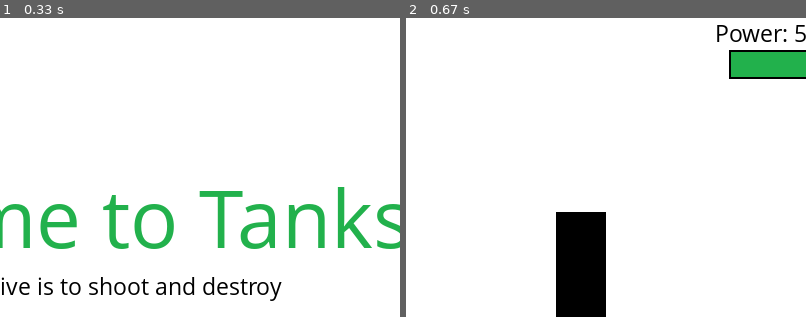
Above: before the commit, frames 1-2 (left to right).
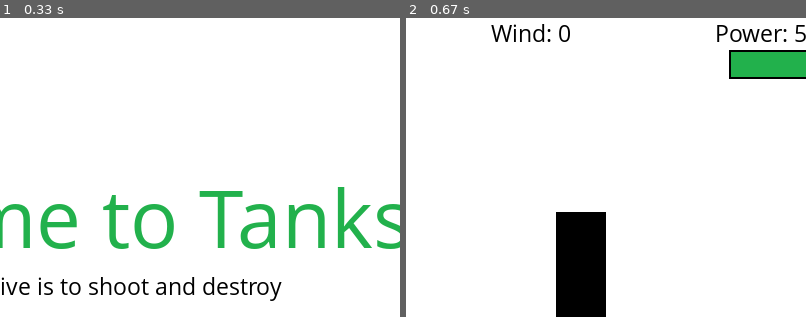
Above: after the commit, the same moments.

Repository: vidim888/Tanks
Game: pygame game, started from PyGame second2.py
Two runs of this game, one before a commit and one after it. Both use one fixed random seed, a clock stepped at 60 frames per second and the inputs below.
Inputs:
- Up to frame 1 (0.33 s): no input
- Up to frame 2 (0.67 s): click "Play" at 0.38 s
The pictures show only the part of the screen within x 39-89%, y 0-50%; the shares and areas given below are measured in that part.

Frame 1 is identical in both runs. In frame 2, 0.4% of the frame differs, in the area x 21-41%, y 2-9%.

Commit message:
Wind
Added wind and also made a draw function.

Diff:
--- a/PyGame second2.py
+++ b/PyGame second2.py
@@ -204,7 +204,7 @@
             pygame.display.update()
             clock.tick(100)
         return(player_health, enemy_health)
-def fireShell(x, angle, fire_power, xlocation, randomHeight, draw, mainTankX, enemyTankX, player_health, enemy_health, enemy_power=0, turretAngle=0, enemyAngle=0):
+def fireShell(x, angle, fire_power, xlocation, randomHeight, draw, mainTankX, enemyTankX, player_health, enemy_health, wind, enemy_power=0, turretAngle=0, enemyAngle=0):
     fire = True
     turPosY = tankHeight*math.cos(angle)
     turPosX = tankHeight*math.sin(angle)
@@ -220,6 +220,7 @@
             if event.type == pygame.QUIT:
                 pygame.quit()
                 quit()
+        power_x += wind/50
         shellPos[0] += power_x*dt
         dy = power_y*t - a*(t**2)/2
         shellPos[1] = tankY - turPosY - dy
@@ -238,10 +239,14 @@
             fire = False
         if draw:
             if mainTankX - tankWidth/2 <= shellPos[0] <= mainTankX + tankWidth/2 and tankY <= shellPos[1] <= display_height - ground_height \
-                    or mainTankX - tankHeight/2 <= shellPos[0] <= mainTankX + tankHeight/2 and tankY - tankHeight/2 <= shellPos[1] <= tankY \
-                    or enemyTankX - tankWidth/2 <= shellPos[0] <= enemyTankX + tankWidth/2 and tankY <= shellPos[1] <= display_height - ground_height \
+                    or mainTankX - tankHeight/2 <= shellPos[0] <= mainTankX + tankHeight/2 and tankY - tankHeight/2 <= shellPos[1] <= tankY:
+                player_health, enemy_health = explosion(shellPos[0], shellPos[1], mainTankX, enemyTankX, player_health, enemy_health)
+                player_health -= 5
+                return player_health, enemy_health
+            elif enemyTankX - tankWidth/2 <= shellPos[0] <= enemyTankX + tankWidth/2 and tankY <= shellPos[1] <= display_height - ground_height \
                     or enemyTankX - tankHeight/2 <= shellPos[0] <= enemyTankX + tankHeight/2 and tankY - tankHeight/2 <= shellPos[1] <= tankY:
                 player_health, enemy_health = explosion(shellPos[0], shellPos[1], mainTankX, enemyTankX, player_health, enemy_health)
+                enemy_health -= 5
                 return player_health, enemy_health
         if shellPos[1] > display_height - ground_height:
             # hit_x = xo + power_x*((power_y+(power_y**2 + 2*a*(turPosY + display_height - ground_height - yo))**0.5)/a)
@@ -254,14 +259,7 @@
                 return player_health, enemy_health
             fire = False
         if draw:
-            gameDisplay.fill(white)
-            power(fire_power, 'player')
-            power(enemy_power, 'enemy')
-            health_bars(player_health, enemy_health)
-            tank(mainTankX, turretAngle)
-            tank(enemyTankX, enemyAngle)
-            barrier(xlocation, randomHeight, barrier_width)
-            gameDisplay.fill(green, rect = [0, display_height - ground_height, display_width, ground_height])
+            draw_everything(fire_power, enemy_power, wind, player_health, enemy_health, mainTankX, turretAngle, enemyTankX, enemyAngle, xlocation, randomHeight)
             pygame.draw.circle(gameDisplay, red, (int(shellPos[0]), int(shellPos[1])), 5)
             pygame.display.update()
             clock.tick(FPS/dt)
@@ -271,6 +269,9 @@
         gameDisplay.blit(text, [display_width*0.78, 1])
     elif whos == 'enemy':
         gameDisplay.blit(text, [display_width*0.08, 1])
+def windlvl(lvl):
+    text = smallfont.render("Wind: " + str(lvl), True, black)
+    gameDisplay.blit(text, [display_width*0.5, 1])
 def tank(x, angle):
     x = int(x)
     y = int(tankY)
@@ -283,7 +284,17 @@
     for i in range(7):
         pygame.draw.circle(gameDisplay, black, (x-startX+wheelWidth, y+tankHeight), wheelWidth)
         startX -= wheelWidth
-def enemy_move(enemyTankX, tankSpeed, enemyAngle, fire_power, enemy_power, player_health, enemy_health, mainTankX, turretAngle, xlocation, randomHeight, d_power):
+def draw_everything(fire_power, enemy_power, wind, player_health, enemy_health, mainTankX, turretAngle, enemyTankX, enemyAngle, xlocation, randomHeight):
+    gameDisplay.fill(white)
+    power(fire_power, 'player')
+    power(int(enemy_power), 'enemy')
+    windlvl(wind)
+    health_bars(player_health, enemy_health)
+    tank(mainTankX, turretAngle)
+    tank(enemyTankX, enemyAngle)
+    barrier(xlocation, randomHeight, barrier_width)
+    gameDisplay.fill(green, rect = [0, display_height - ground_height, display_width, ground_height])
+def enemy_move(enemyTankX, tankSpeed, enemyAngle, fire_power, enemy_power, player_health, enemy_health, mainTankX, turretAngle, xlocation, randomHeight, d_power, wind):
     r_t = random.randint(5, 20)
     direction = random.randint(-2, 1)
     if enemyTankX + tankWidth/2 > xlocation - tankSpeed*1.1:
@@ -309,7 +320,7 @@
     ideal_power = 0
     while not found:
         for turn in range(30, max_power+1):
-            hit_dot = fireShell(enemyTankX+move_change, trying_angle, turn, xlocation, randomHeight, False, mainTankX, enemyTankX, player_health, enemy_health)
+            hit_dot = fireShell(enemyTankX+move_change, trying_angle, turn, xlocation, randomHeight, False, mainTankX, enemyTankX, player_health, enemy_health, wind)
             ideal_power = turn
             if mainTankX < hit_dot < mainTankX + 20:
                 newEnemyAngle = trying_angle
@@ -326,14 +337,7 @@
         enemy_power += (ideal_power-this_power)/r_t
         if enemyTankX + tankWidth/2 > xlocation or enemyTankX - tankWidth/2 < 0:
             enemyAngle -= (newEnemyAngle-this_angle)/r_t
-        gameDisplay.fill(white)
-        power(fire_power, 'player')
-        power(int(enemy_power), 'enemy')
-        health_bars(player_health, enemy_health)
-        tank(mainTankX, turretAngle)
-        tank(enemyTankX, enemyAngle)
-        barrier(xlocation, randomHeight, barrier_width)
-        gameDisplay.fill(green, rect=[0, display_height - ground_height, display_width, ground_height])
+        draw_everything(fire_power, enemy_power, wind, player_health, enemy_health, mainTankX, turretAngle, enemyTankX, enemyAngle, xlocation, randomHeight)
         pygame.display.update()
         clock.tick(FPS)
     # ideal_power = ((2*(((enemyTankX+tankHeight*math.sin(enemyAngle)-mainTankX-2*math.sin(enemyAngle)*a*(2*tankHeight* …(386 unchanged characters)…
@@ -381,6 +385,7 @@
     fire_power = int(max_power/2)
     enemy_power = max_power
     power_change = 0
+    wind = 0
     player_health = start_health
     enemy_health = start_health
     xlocation = int((display_width/2)+random.randint(-0.2*display_width, 0.2*display_width))-25
@@ -417,9 +422,19 @@
                 if event.key == pygame.K_p:
                     pause()
                 if event.key == pygame.K_SPACE:
-                    player_health, enemy_health = fireShell(mainTankX, turretAngle, fire_power, xlocation, randomHeight, True, mainTankX, enemyTankX, player_health, enemy_health, enemy_power, turretAngle, enemyAngle)
-                    enemyTankX, enemyAngle, enemy_power, i_power = enemy_move(enemyTankX, tankSpeed, enemyAngle, fire_power, enemy_power, player_health, enemy_health, mainTankX, turretAngle, xlocation, randomHeight, d_power)
-                    player_health, enemy_health = fireShell(enemyTankX, enemyAngle, i_power, xlocation, randomHeight, True, mainTankX, enemyTankX, player_health, enemy_health, enemy_power, turretAngle, enemyAngle)
+                    player_health, enemy_health = fireShell(mainTankX, turretAngle, fire_power, xlocation, randomHeight, True, mainTankX, enemyTankX, player_health, enemy_health, wind, enemy_power, turretAngle, enemyAngle)
+                    if player_health < 0:
+                        game_over()
+                    elif enemy_health < 0:
+                        you_win()
+                    enemyTankX, enemyAngle, enemy_power, i_power = enemy_move(enemyTankX, tankSpeed, enemyAngle, fire_power, enemy_power, player_health, enemy_health, mainTankX, turretAngle, xlocation, randomHeight, d_power, wind)
+                    player_health, enemy_health = fireShell(enemyTankX, enemyAngle, i_power, xlocation, randomHeight, True, mainTankX, enemyTankX, player_health, enemy_health, wind, enemy_power, turretAngle, enemyAngle)
+                    if player_health < 0:
+                        game_over()
+                    elif enemy_health < 0:
+                        you_win()
+                    wind = random.randrange(-10, 10)
+                    print(wind)
                 if event.key == pygame.K_a:
                     power_change = -1
                 if event.key == pygame.K_d:
@@ -444,20 +459,9 @@
             mainTankX -= tankMove
         if fire_power >= max_power and power_change > 0 or fire_power <= 0 and power_change < 0:
             fire_power -= power_change
-        if player_health < 0:
-            game_over()
-        elif enemy_health < 0:
-            you_win()
         turretAngle += turretAngled
         fire_power += power_change
-        gameDisplay.fill(white)
-        power(fire_power, 'player')
-        power(enemy_power, 'enemy')
-        health_bars(player_health, enemy_health)
-        tank(mainTankX, turretAngle)
-        tank(enemyTankX, enemyAngle)
-        barrier(xlocation, randomHeight, barrier_width)
-        gameDisplay.fill(green, rect = [0, display_height - ground_height, display_width, ground_height])
+        draw_everything(fire_power, enemy_power, wind, player_health, enemy_health, mainTankX, turretAngle, enemyTankX, enemyAngle, xlocation, randomHeight)
         pygame.display.update()
         clock.tick(FPS)
     pygame.quit()
